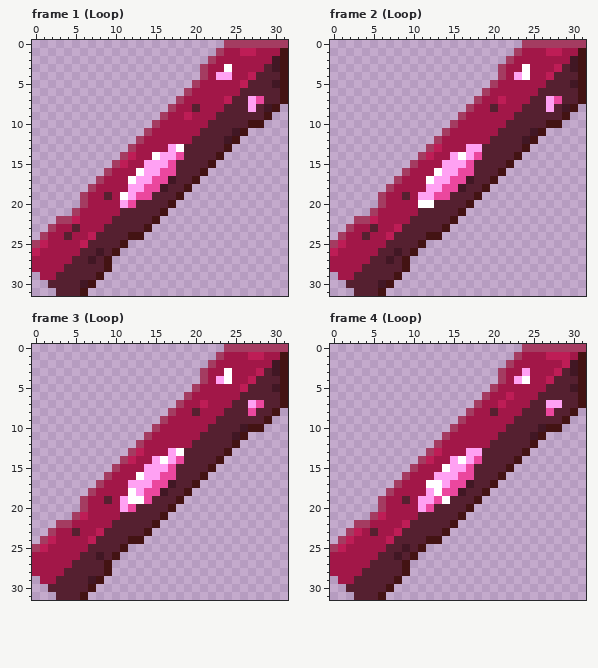
Edited in one commit: pixel-art file (blade_1.ase). Above: the version before the commit.
32x32 pixels, 8 frames. Shown: frame 1 (Loop), frame 2 (Loop), frame 3 (Loop), frame 4 (Loop). The commit also changed other frames, which this record leaves out.
After the commit:
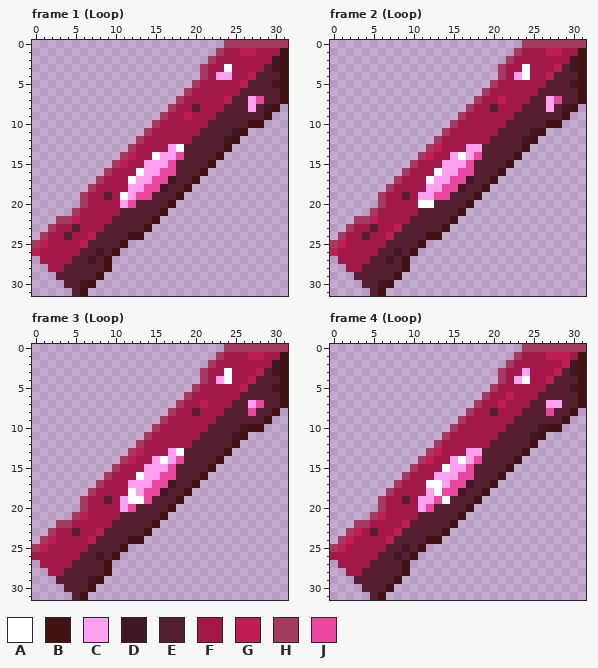
Palette (. is transparent): A #ffffff  B #431313  C #ffa1f3  D #411724  E #552030  F #a21748  G #be1d56  H #a43c61  J #eb479e
Changes in this commit:
{"where": "frame 1 (Loop)"}
{"frame":1,"y":27,"x":0,"old":"F","new":"."}
{"frame":1,"y":28,"x":0,"old":"FF","new":".."}
{"frame":1,"y":29,"x":1,"old":"FF","new":".."}
{"frame":1,"y":30,"x":2,"old":"EE","new":".."}
{"frame":1,"y":31,"x":3,"old":"EE","new":".."}
{"where": "frame 2 (Loop)"}
{"frame":2,"y":27,"x":0,"old":"F","new":"."}
{"frame":2,"y":28,"x":0,"old":"FF","new":".."}
{"frame":2,"y":29,"x":1,"old":"FF","new":".."}
{"frame":2,"y":30,"x":2,"old":"EE","new":".."}
{"frame":2,"y":31,"x":3,"old":"EE","new":".."}
{"where": "frame 3 (Loop)"}
{"frame":3,"y":27,"x":0,"old":"F","new":"."}
{"frame":3,"y":28,"x":0,"old":"FF","new":".."}
{"frame":3,"y":29,"x":1,"old":"FF","new":".."}
{"frame":3,"y":30,"x":2,"old":"EE","new":".."}
{"frame":3,"y":31,"x":3,"old":"EE","new":".."}
{"where": "frame 4 (Loop)"}
{"frame":4,"y":27,"x":0,"old":"F","new":"."}
{"frame":4,"y":28,"x":0,"old":"FF","new":".."}
{"frame":4,"y":29,"x":1,"old":"FF","new":".."}
{"frame":4,"y":30,"x":2,"old":"EE","new":".."}
{"frame":4,"y":31,"x":3,"old":"EE","new":".."}
{"label":"erased","picture_box":[32,256,72,296]}
{"label":"erased","picture_box":[330,256,370,296]}
{"label":"erased","picture_box":[32,560,72,600]}
{"label":"erased","picture_box":[330,560,370,600]}
